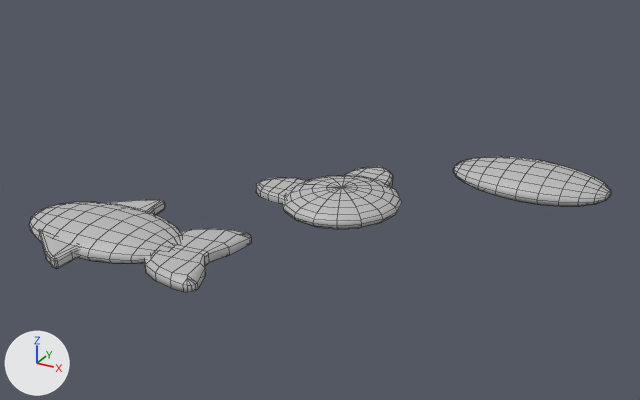
The FBX model model/maoliang.fbx, before and after one commit.
One viewpoint serves both versions: a 50 mm lens placed at (0.0614, -0.119, 0.0833), pointed at (-0.002, -0.0038, 0.0257). Arrows for +X, +Y and +Z are at lower left; the lights stay in place. Mesh edges are drawn as thin lines. Where no turn or scale is listed for an object, it has been applied to the vertices.

The scene before the commit, as lines of its bpy script (objects in view):
```python
me_mesh = bpy.data.meshes.new('Mesh')
me_mesh.from_pydata(...)  # a UV sphere (16 segments, 12 rings, poles along x) spanning x -0.0137..0.0137, y -0.0079..0.0079, z -0.0026..0.0026
me_mesh.materials.append(mat_lambert1)  # grey #bcbcbc
me_mesh_001 = bpy.data.meshes.new('Mesh.001')
me_mesh_001.from_pydata(...)  # 394 vertices, 408 faces; spans x -1.78..1.77, y -0.26..0.26, z -1.18..1.18
me_mesh_001.materials.append(mat_lambert1)  # grey #bcbcbc
me_mesh_002 = bpy.data.meshes.new('Mesh.002')
me_mesh_002.from_pydata(...)  # 314 vertices, 324 faces; spans x -0.0144..0.0108, y -0.0104..0.0144, z -0.0025..0.0025
me_mesh_002.materials.append(mat_lambert1)  # grey #bcbcbc
ob_pcube6 = bpy.data.objects.new('pCube6', me_mesh_001)
ob_pcube6.location = (-0.0215, -0.0283, 0.025)
ob_pcube6.rotation_euler = (1.571, 0.0, 0.0)  # degrees (90, 0, 0)
ob_pcube6.scale = (0.01, 0.01, 0.01)
ob_pcube7 = bpy.data.objects.new('pCube7', me_mesh_002)
ob_pcube7.location = (-0.0011, 0.0007, 0.0245)
ob_psphere1 = bpy.data.objects.new('pSphere1', me_mesh)
ob_psphere1.location = (0.0248, 0.0223, 0.025)
```
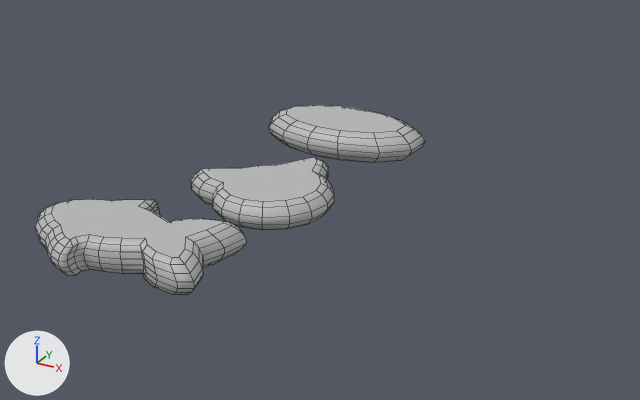
The change in detail:
me_mesh_001 is used by ob_pcube6; location (-0.0215, -0.0283, 0.025); rotation (1.571, 0.0, 0.0), in degrees (90, 0, 0); scale (0.01, 0.01, 0.01).
me_mesh_001 had 394 vertices, 408 faces and spanned x -1.78..1.77, y -0.26..0.26, z -1.18..1.18.
me_mesh_001 now has 272 vertices, 240 faces and spans x -2.06..2.06, y -0.66..0.0, z -1.32..1.32.
me_mesh_001 part 1: the loose piece of 50 vertices spanning x -1.12..-0.12, y -0.07..0.11, z -1.18..-0.56 is deleted.
me_mesh_001 part 2: 344 vertices removed from x -1.78..1.77, y -0.26..0.26, z -0.96..1.18; 272 vertices added at x -2.06..2.06, y -0.66..0.0, z -1.32..1.32.
Mesh me_mesh_002_1 is new.
It has 98 vertices, 86 faces and spans x -0.0158..0.0158, y -0.0092..0.0092, z -0.0029..0.0029.
It uses material mat_lambert1 (grey #bcbcbc).
Mesh me_mesh_001_1 is new.
It has 144 vertices, 122 faces and spans x -0.0151..0.0105, y -0.0105..0.0148, z 0.0..0.0049.
It uses material mat_lambert1 (grey #bcbcbc).
Object 'pCube7' (ob_pcube7) is deleted.
Object 'pSphere1' (ob_psphere1) is deleted.
Object 'pCube6' (ob_pcube6) moves from (-0.0215, -0.0283, 0.025) to (-0.0211, -0.0285, 0.0275).
Object 'pCube6' (ob_pcube6) is rescaled from (0.01, 0.01, 0.01) to (0.00819, 0.00875, 0.00819).
Object 'polySurface3' (ob_polysurface3) is new; it shows me_mesh_002_1.
Its location is (-0.0128, 0.0251, 0.0265).
Object 'polySurface2' (ob_polysurface2) is new; it shows me_mesh_001_1.
Its location is (-0.011, -0.004, 0.0224).

Location of each change, [x1, y1, x2, y2] in pixels of the pictures (640 x 400 px; the box of a moved part takes in the faces that stretch with it):
'pCube6', reshaped, moved, rescaled: before [29, 200, 251, 292]; after [35, 199, 246, 295]
'polySurface2', added: after [191, 157, 334, 230]
'polySurface3', added: after [269, 105, 425, 162]
'pCube7', deleted: before [256, 167, 402, 229]
'pSphere1', deleted: before [453, 156, 611, 207]
part 1 of me_mesh_001, deleted: before [108, 200, 165, 215]
part 2 of me_mesh_001, moved or reshaped: before [29, 202, 251, 292]; after [35, 199, 246, 295]
